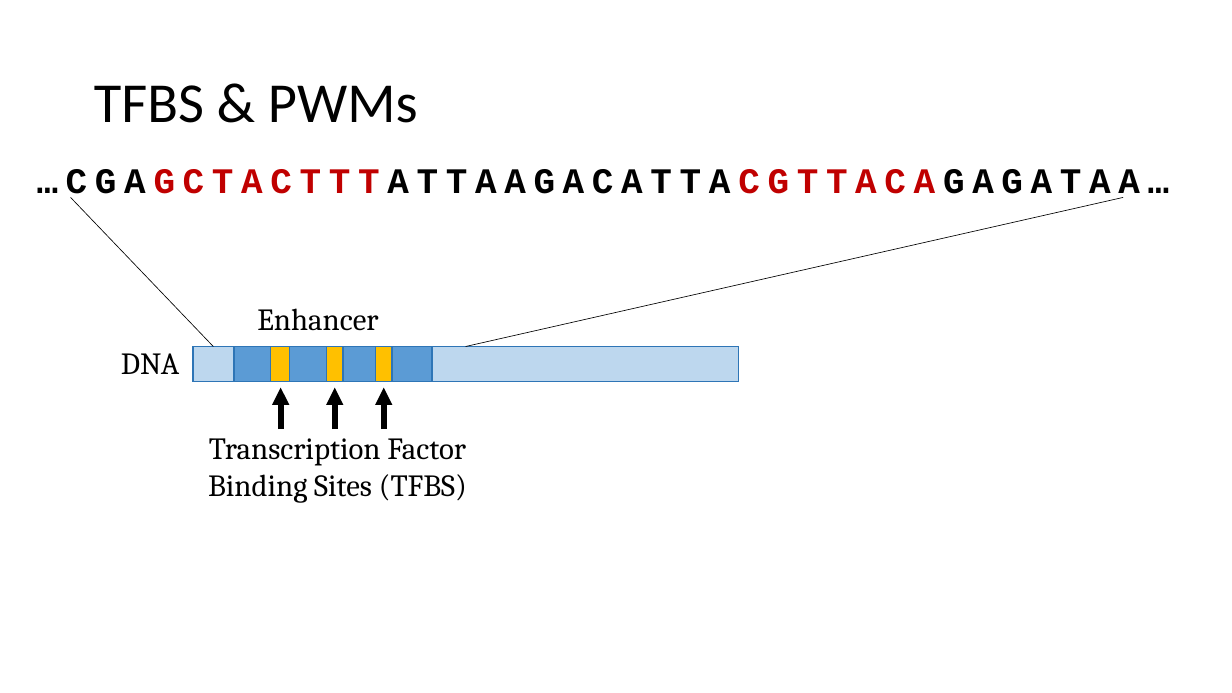
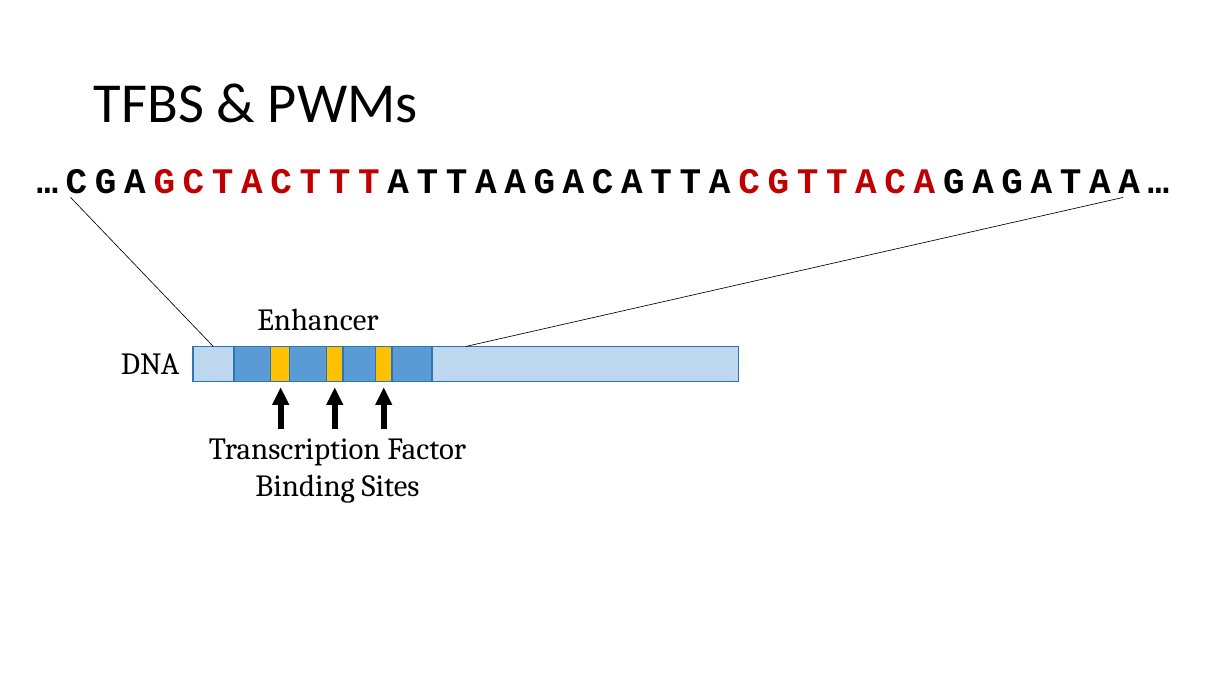
Before and after one commit to David-Taub/HOP-HMM, a slide deck: slide 12 of Help/ThesesPresentation.pptx. Drawn at 1232x693 pixels with LibreOffice and Linux fonts; fonts in the diff are those of the drawing. Boxes give left, top, right and bottom in pixels: in the first picture for what was removed or moved away, otherwise in the second. Text is boxed around its words. In the diff, an @@ line names an element or a change of style, - is before the commit and + after.

```diff
--- a/Help/ThesesPresentation.pptx
+++ b/Help/ThesesPresentation.pptx
@@ text at <box>209,438,466,503</box>: text changed @@
-Transcription Factor Binding Sites (TFBS)
+Transcription Factor Binding Sites
```
Also in this commit, not shown: 6 other slides changed, 9 slides added, 3 slides removed, 7 other files.
